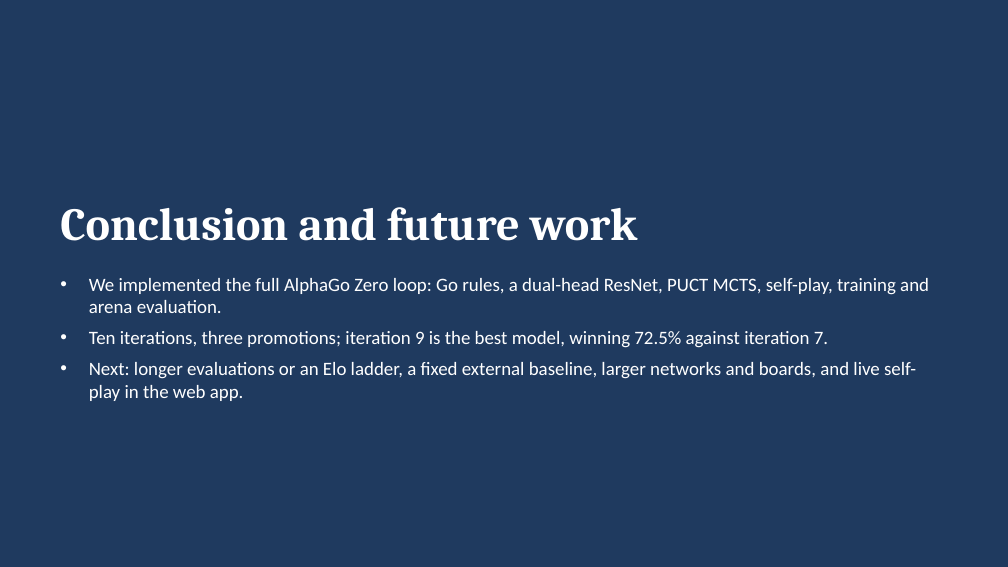
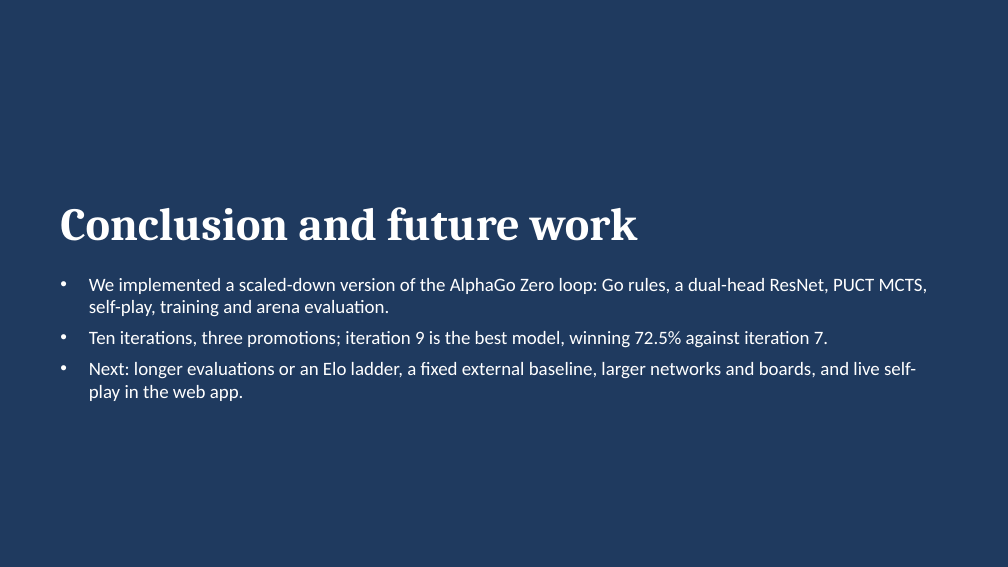
Before and after one commit to chandrakanth-source/ALPHAGo-Zero, a slide deck: slide 20 of Final_Submission/AlphaGoZero_Presentation.pptx. Drawn at 1008x567 pixels with LibreOffice and Linux fonts; fonts in the diff are those of the drawing. Boxes give left, top, right and bottom in pixels: in the first picture for what was removed or moved away, otherwise in the second. Text is boxed around its words. In the diff, an @@ line names an element or a change of style, - is before the commit and + after.

```diff
--- a/Final_Submission/AlphaGoZero_Presentation.pptx
+++ b/Final_Submission/AlphaGoZero_Presentation.pptx
@@ text at [89,278,928,317]: text changed @@
-• We implemented the full AlphaGo Zero loop: Go rules, a dual-head ResNet, PUCT MCTS, self-play, training and arena evaluation.
+• We implemented a scaled-down version of the AlphaGo Zero loop: Go rules, a dual-head ResNet, PUCT MCTS, self-play, training and arena evaluation.
```
Also in this commit, not shown: 11 other files.
